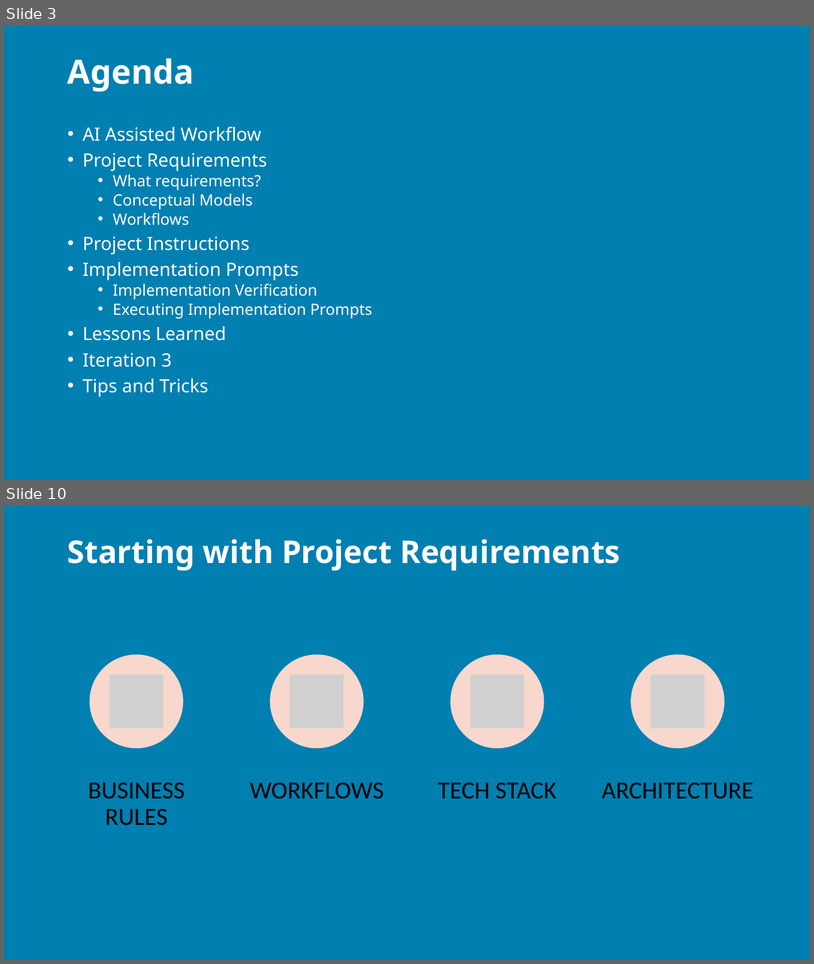
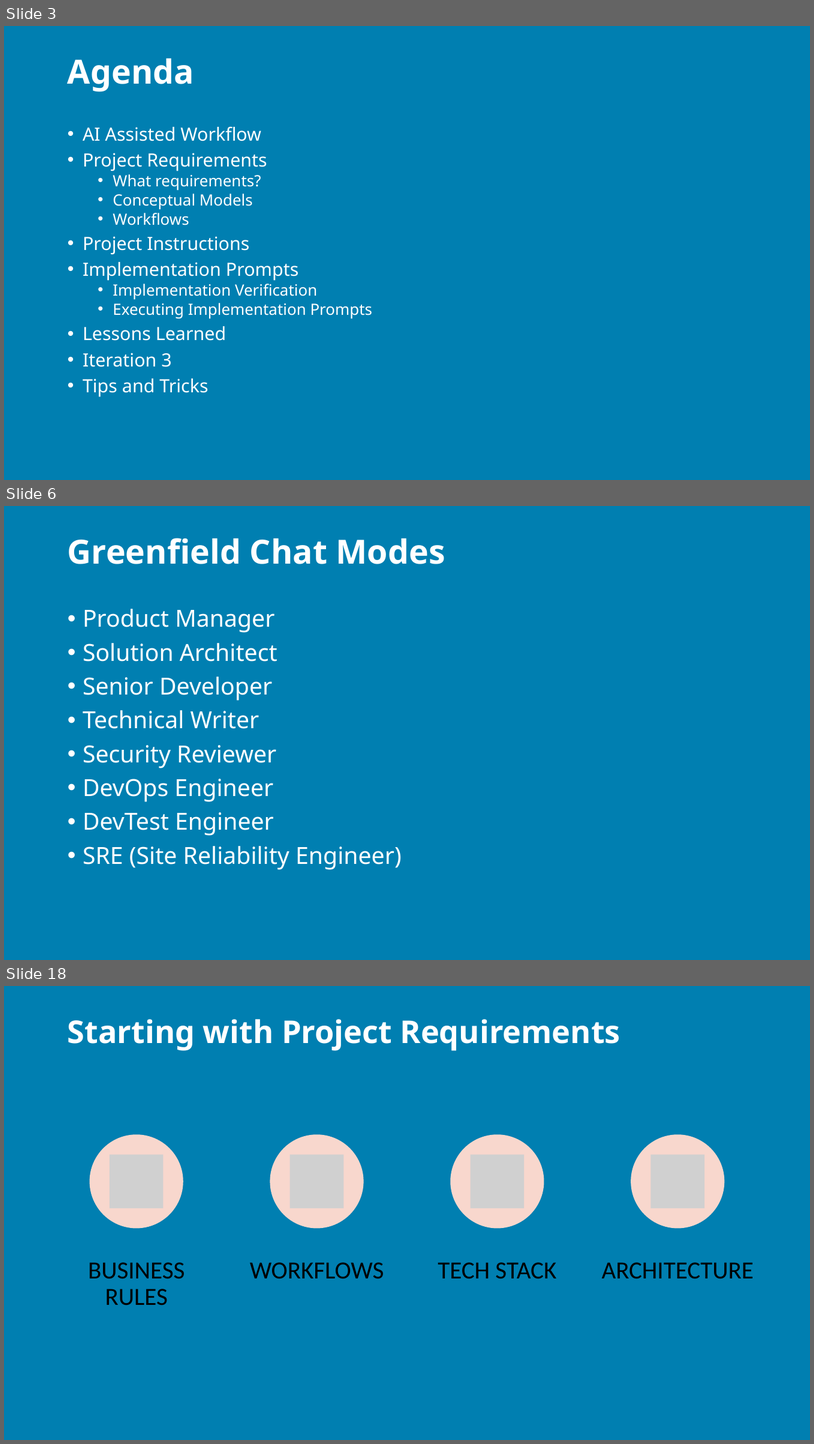
Before and after one commit to j0hnnymiller/AI-Assisted-Software-Development, a slide deck: Slides/AIASD-Greenfield-slides.pptx. Shown one above the other, each under a label of ours: slides 3 and 10 before the commit, slides 3, 6 and 18 after it; the slides between them are not shown. The pictures are 814x964 and 814x1444 pixels, drawn with LibreOffice and Linux fonts; fonts in the diff are those of the drawing; grey boxes stand for pictures; background and template pictures are left out. Boxes give left, top, right and bottom in pixels: in the first picture for what was removed or moved away, otherwise in the second. Text is boxed around its words. In the diff, an @@ line names an element or a change of style, - is before the commit and + after.

```diff
--- a/Slides/AIASD-Greenfield-slides.pptx
+++ b/Slides/AIASD-Greenfield-slides.pptx
@@ slide 6 added at <box>4,506,810,960</box>, background picture (left out) @@
@@ title added at <box>68,538,445,564</box>, 29.7 pt, text #FFFFFF, bold @@
+Greenfield Chat Modes
@@ text added at <box>83,609,402,870</box>, 21 pt, text #FFFFFF @@
+• Product Manager
+• Solution Architect
+• Senior Developer
+• Technical Writer
+• Security Reviewer
+• DevOps Engineer
+• DevTest Engineer
+• SRE (Site Reliability Engineer)
@@ what was slide 10 is now slide 18 @@
```
Also in this commit, not shown: 3 slides changed, 14 other slides added, 5 slides removed, 3 other files.
